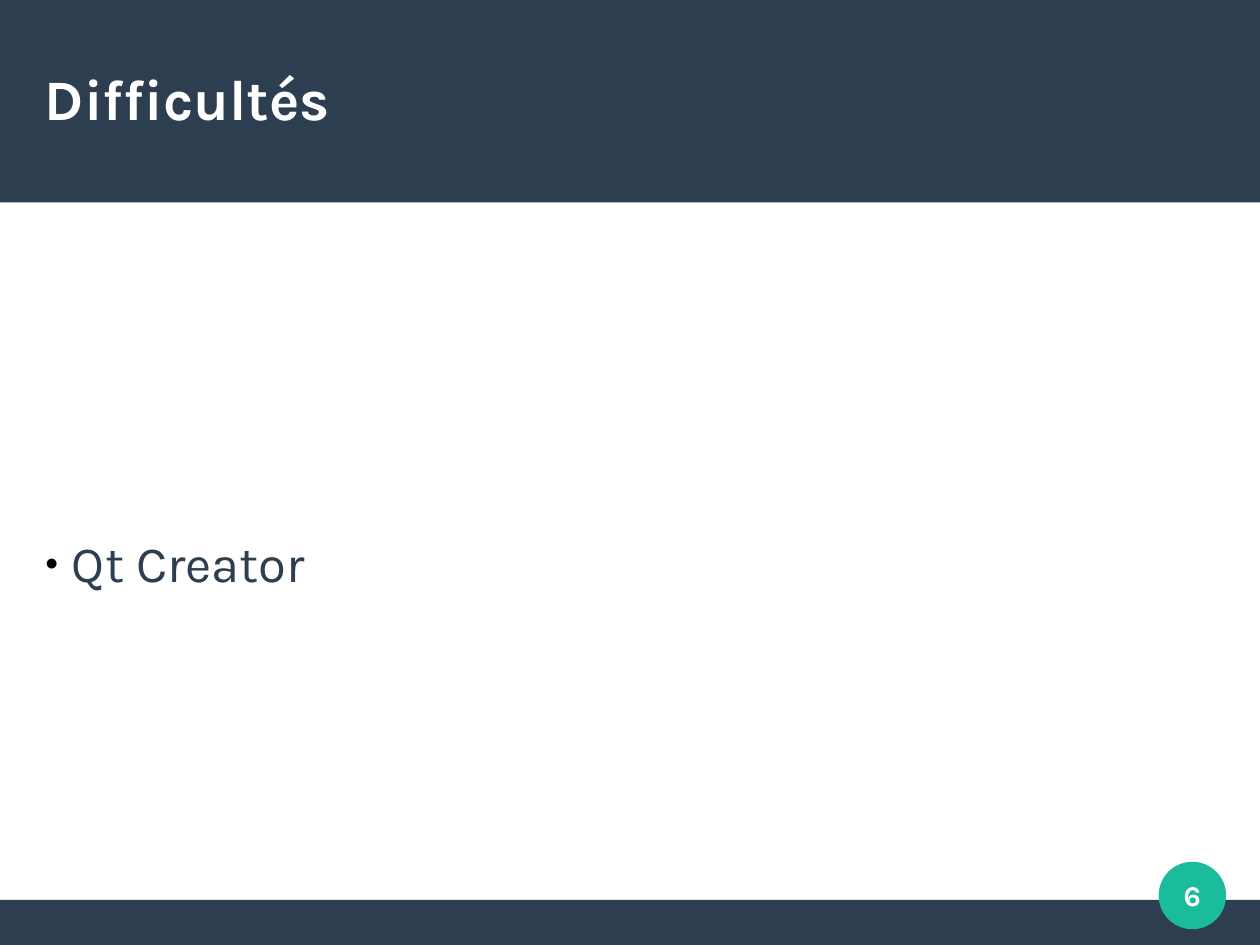
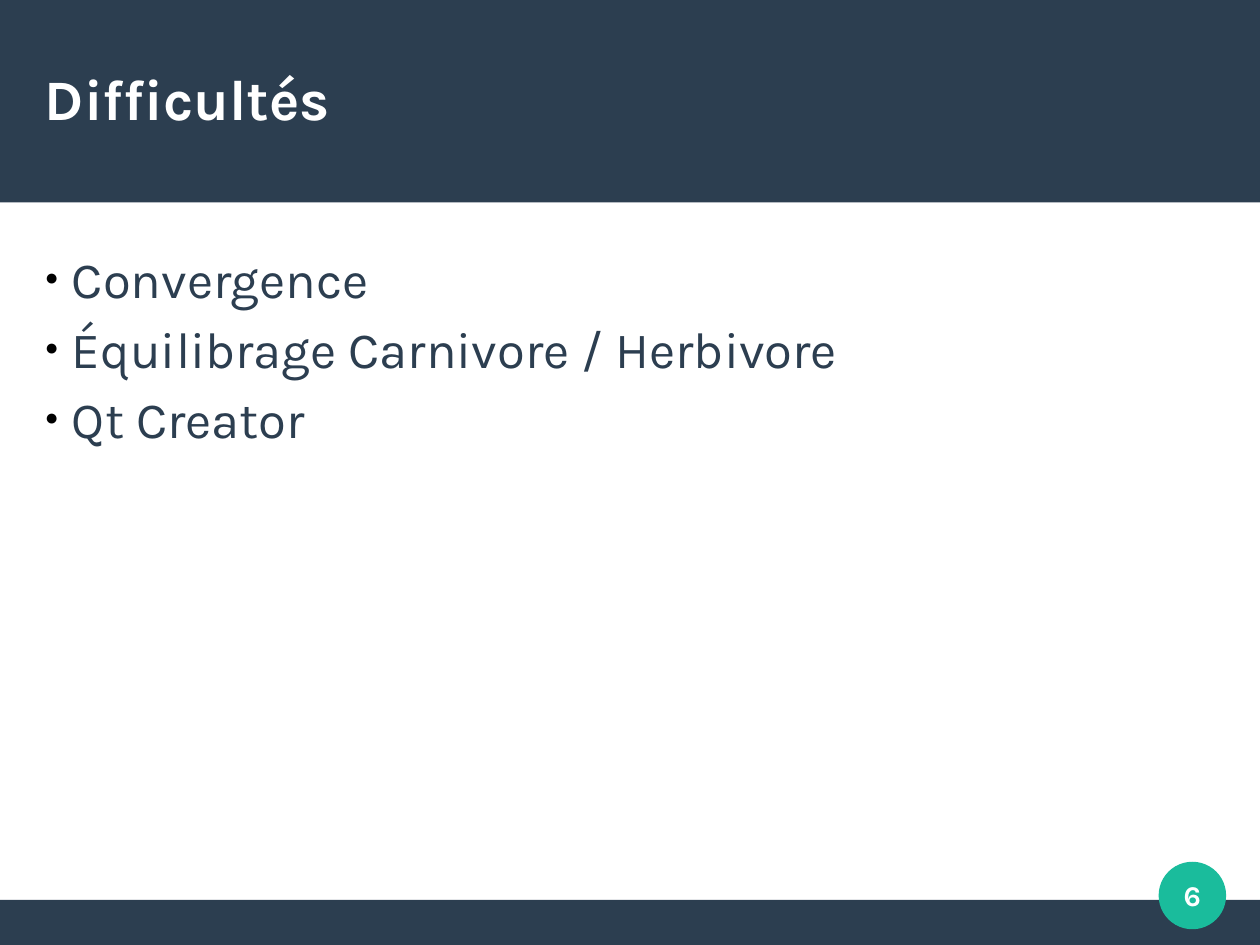
Before and after one commit to Xaxetrov/Fil-Rouge, a slide deck: slide 6 of doc/prez_best_fil_rouge_ever.odp. Drawn at 1260x945 pixels with LibreOffice and Linux fonts; fonts in the diff are those of the drawing. Boxes give left, top, right and bottom in pixels: in the first picture for what was removed or moved away, otherwise in the second. Text is boxed around its words. In the diff, an @@ line names an element or a change of style, - is before the commit and + after.

```diff
--- a/doc/prez_best_fil_rouge_ever.odp
+++ b/doc/prez_best_fil_rouge_ever.odp
@@ subtitle "Convergence" at (72,265,837,447): vertical alignment middle to top @@
@@ subtitle at (72,265,837,380): paragraphs added @@
+● Convergence
+● Équilibrage Carnivore / Herbivore
```
Also in this commit, not shown: 2 other slides changed, 2 slides added, 10 other files.
